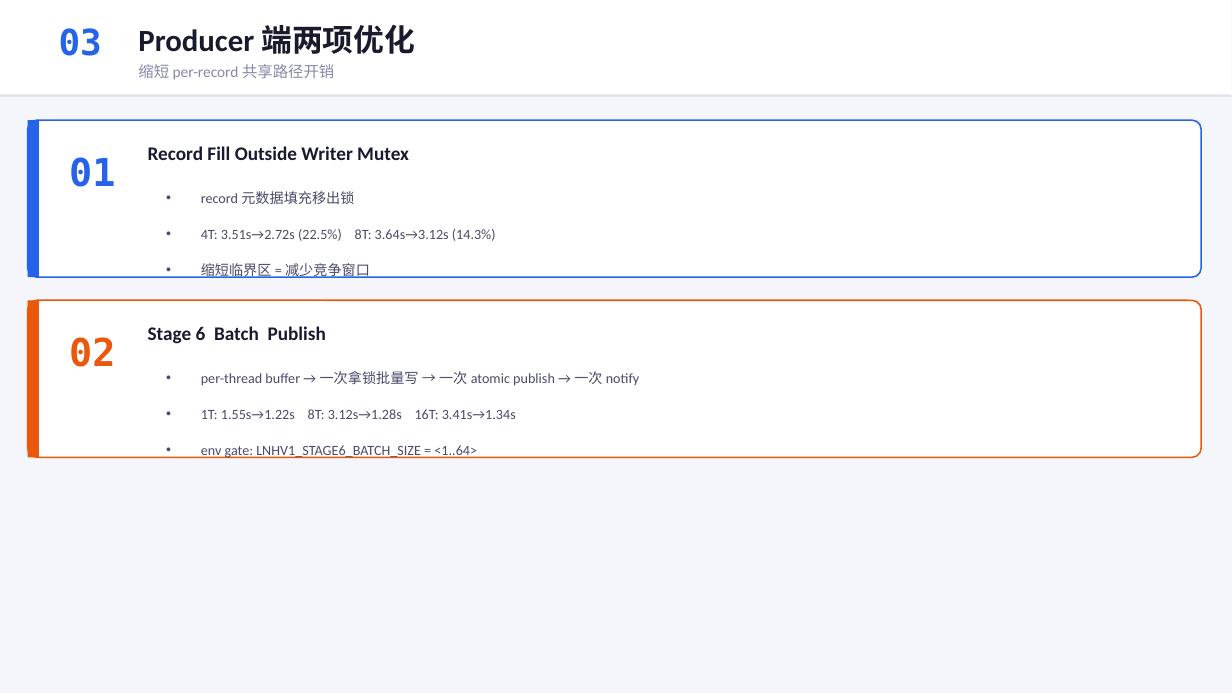
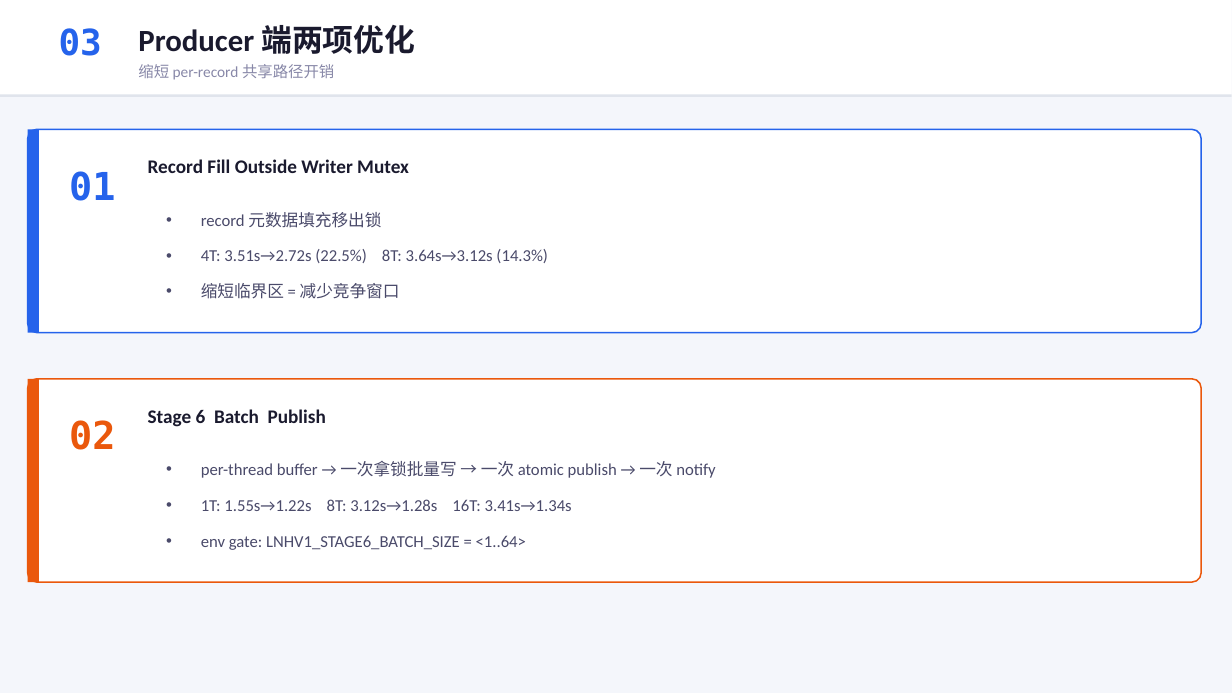
Before and after one commit to YiChiChen1106/Nativehook_linux_planb, a slide deck: slide 4 of presentation/native_hook_progress_2026-06-05.pptx. Drawn at 1232x693 pixels with LibreOffice and Linux fonts; fonts in the diff are those of the drawing. Boxes give left, top, right and bottom in pixels: in the first picture for what was removed or moved away, otherwise in the second. Text is boxed around its words. In the diff, an @@ line names an element or a change of style, - is before the commit and + after.

Commit message:
Fix slide 4 layout: taller cards with more spacing

```diff
--- a/presentation/native_hook_progress_2026-06-05.pptx
+++ b/presentation/native_hook_progress_2026-06-05.pptx
@@ rounded rectangle: place and size @@
-rounded rectangle at (28,120,1202,277)
+rounded rectangle at (28,129,1202,333)
@@ rounded rectangle at (28,129,1202,333): proportions changed @@
@@ rectangle: place and size @@
-rectangle at (28,120,39,277)
+rectangle at (28,129,39,333)
@@ text "Record Fill Outside Writer Mutex": place and size @@
-text "Record Fill Outside Writer Mutex" at (148,146,409,160)
+text "Record Fill Outside Writer Mutex" at (148,159,409,173)
@@ text "01": place and size @@
-text "01" at (69,157,115,187)
+text "01" at (69,171,115,201)
@@ text "record 元数据填充移出锁": place and size @@
-text "record 元数据填充移出锁" at (201,191,496,278)
+text "record 元数据填充移出锁" at (201,212,548,299)
@@ text "record 元数据填充移出锁" at (201,212,548,299): size 11 to 13 pt @@
@@ rounded rectangle at (28,379,1202,582): proportions changed @@
@@ rounded rectangle: place and size @@
-rounded rectangle at (28,300,1202,457)
+rounded rectangle at (28,379,1202,582)
@@ rectangle: place and size @@
-rectangle at (28,300,39,457)
+rectangle at (28,379,39,582)
@@ text "02": place and size @@
-text "02" at (69,337,115,367)
+text "02" at (69,420,115,450)
@@ text "Stage 6 Batch Publish": place and size @@
-text "Stage 6 Batch Publish" at (148,326,326,344)
+text "Stage 6 Batch Publish" at (148,409,326,427)
@@ text "per-thread buffer → 一次拿锁批量写 → ..." at (201,461,715,550): size 11 to 13 pt @@
@@ text "per-thread buffer → 一次拿锁批量写 → ...": place and size @@
-text "per-thread buffer → 一次拿锁批量写 → ..." at (201,371,640,458)
+text "per-thread buffer → 一次拿锁批量写 → ..." at (201,461,715,550)
```
Also in this commit, not shown: 1 other file.
